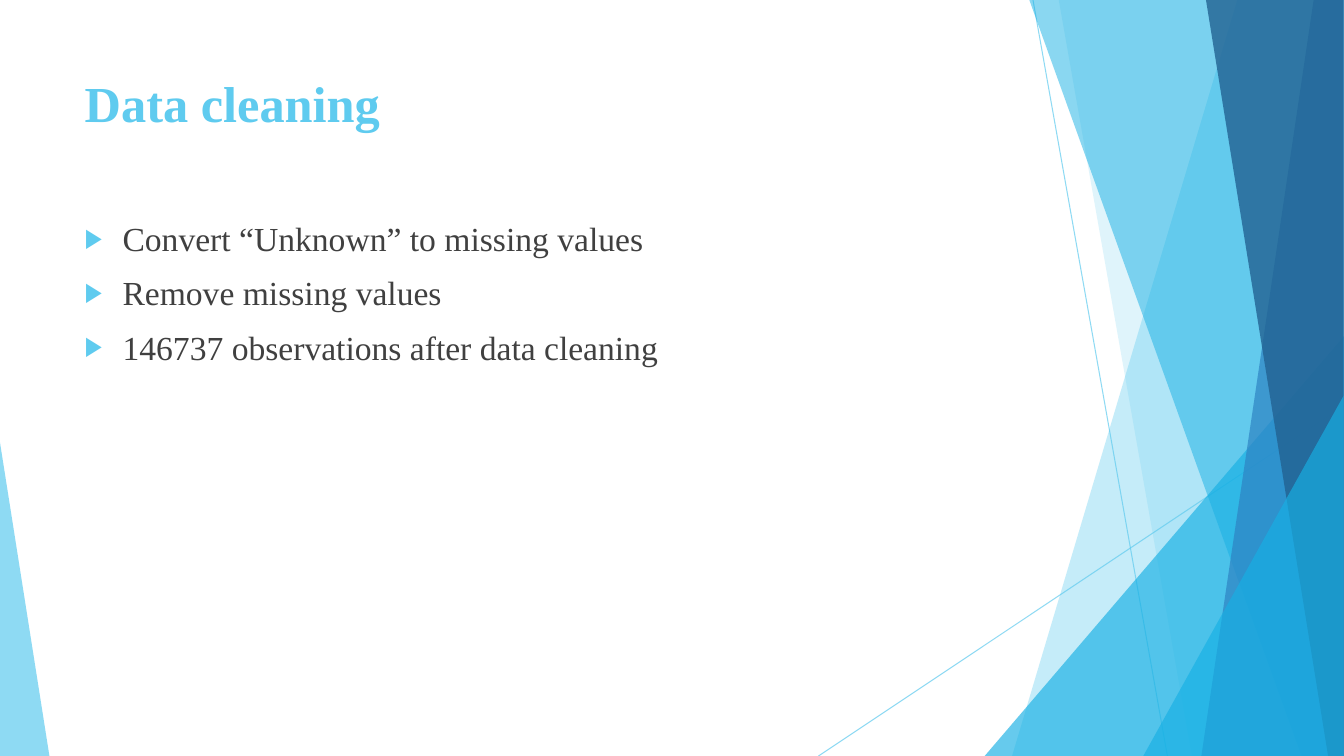
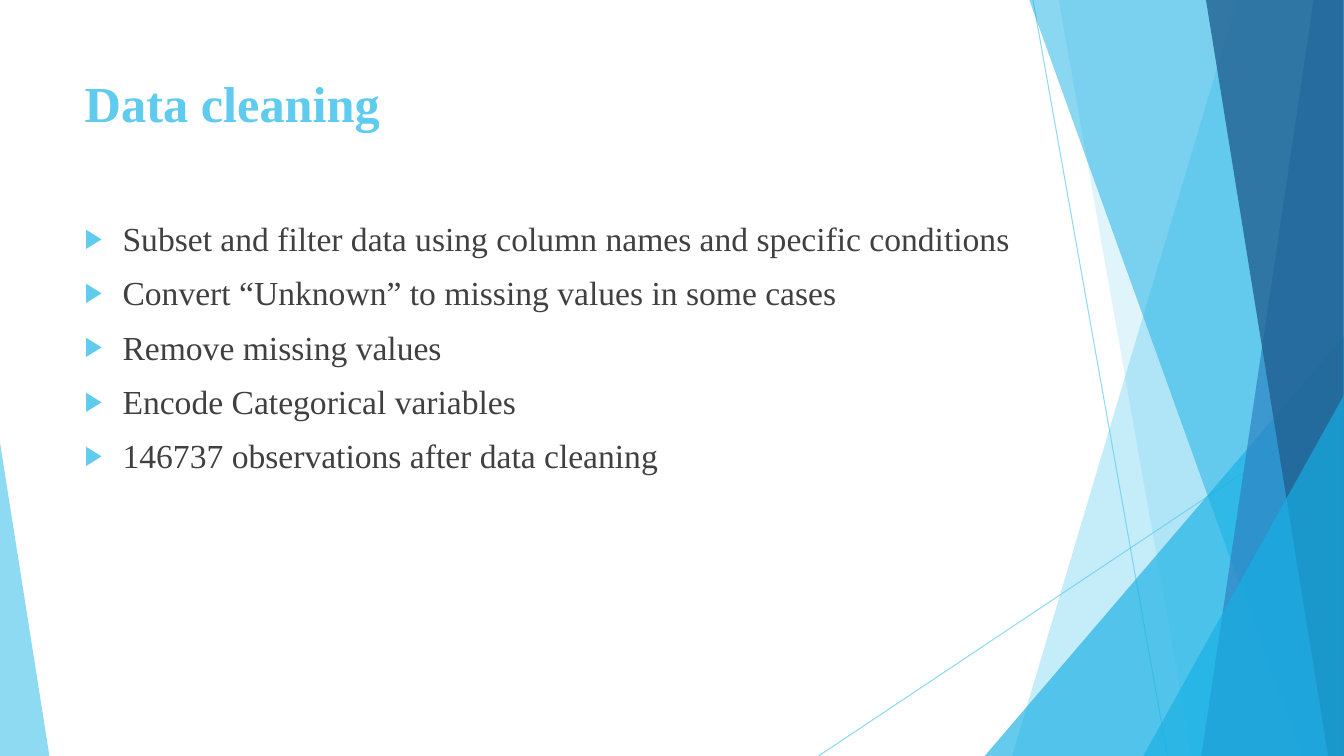
Before and after one commit to daniasalman6/Project-Data-Mining, a slide deck: slide 3 of Presentation/Final_Presentation.pptx. Drawn at 1344x756 pixels with LibreOffice and Linux fonts; fonts in the diff are those of the drawing. Boxes give left, top, right and bottom in pixels: in the first picture for what was removed or moved away, otherwise in the second. Text is boxed around its words. In the diff, an @@ line names an element or a change of style, - is before the commit and + after.

Commit message:
chore: add presentation and changes to q2

```diff
--- a/Presentation/Final_Presentation.pptx
+++ b/Presentation/Final_Presentation.pptx
@@ text at (123, 227, 1009, 312): text changed @@
-▶ Convert “Unknown” to missing values
+▶ Subset and filter data using column names and specific conditions
+▶ Convert “Unknown” to missing values in some cases
@@ text at (123, 390, 516, 420): paragraph added @@
+▶ Encode Categorical variables
```
Also in this commit, not shown: 1 other slide changed, 5 slides added, 1 other file.
